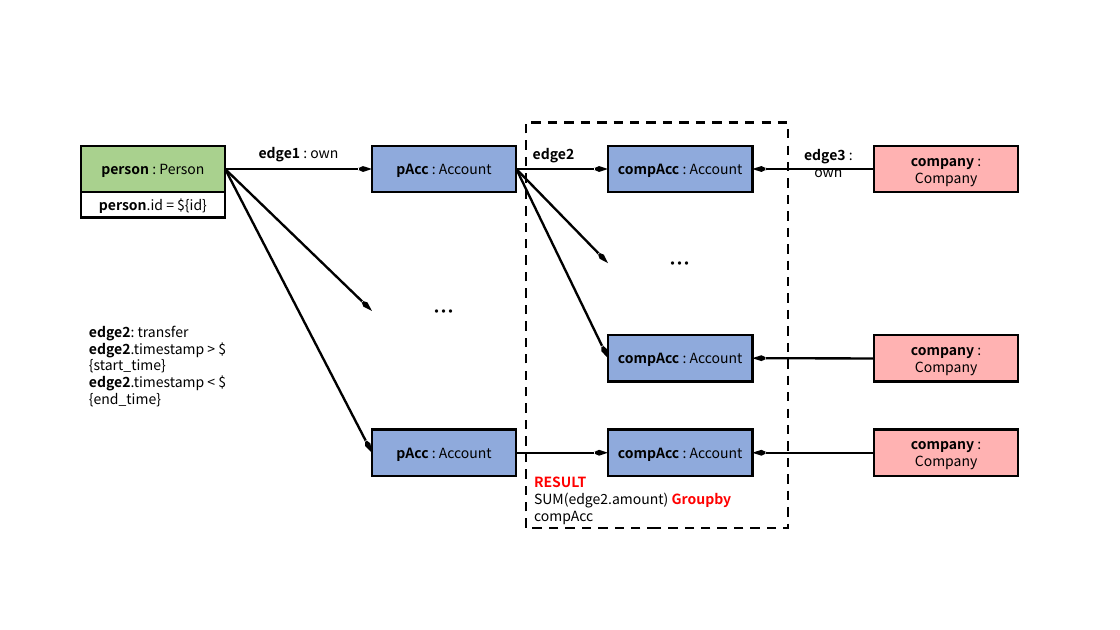
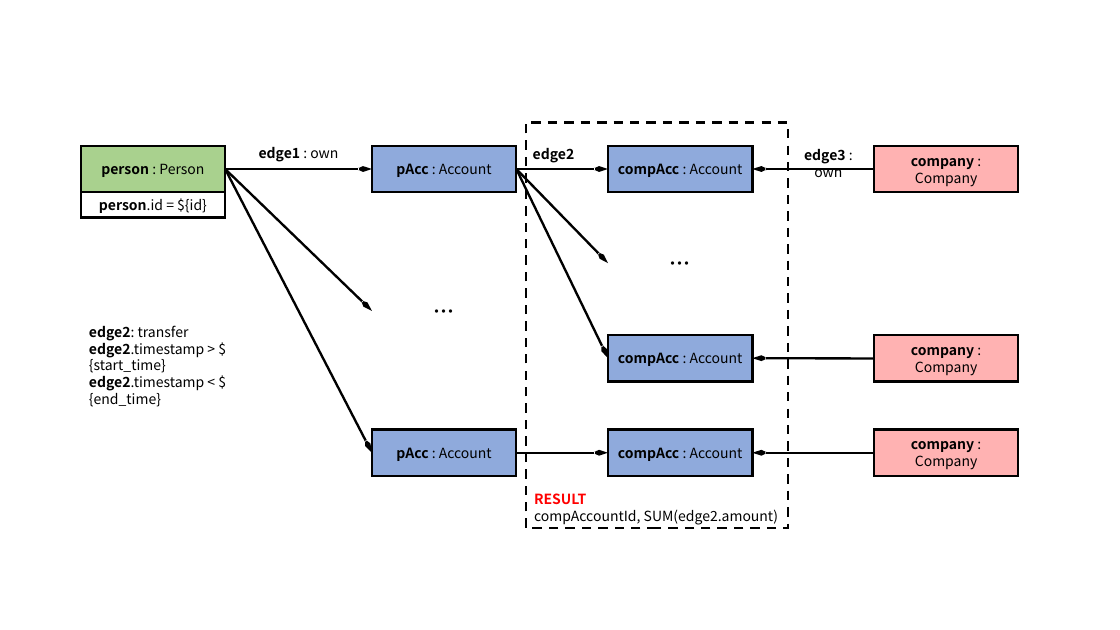
Before and after one commit to ldbc/ldbc_finbench_docs, a slide deck: slide 13 of patterns/transaction-complex-read.pptx. Drawn at 1120x630 pixels with LibreOffice and Linux fonts; fonts in the diff are those of the drawing. Boxes give left, top, right and bottom in pixels: in the first picture for what was removed or moved away, otherwise in the second. Text is boxed around its words. In the diff, an @@ line names an element or a change of style, - is before the commit and + after.

```diff
--- a/patterns/transaction-complex-read.pptx
+++ b/patterns/transaction-complex-read.pptx
@@ text in rectangle at (534,509,778,525): text changed @@
-SUM(edge2.amount) Groupby compAcc
+compAccountId, SUM(edge2.amount)
```
Also in this commit, not shown: 6 other slides changed, 35 other files.
